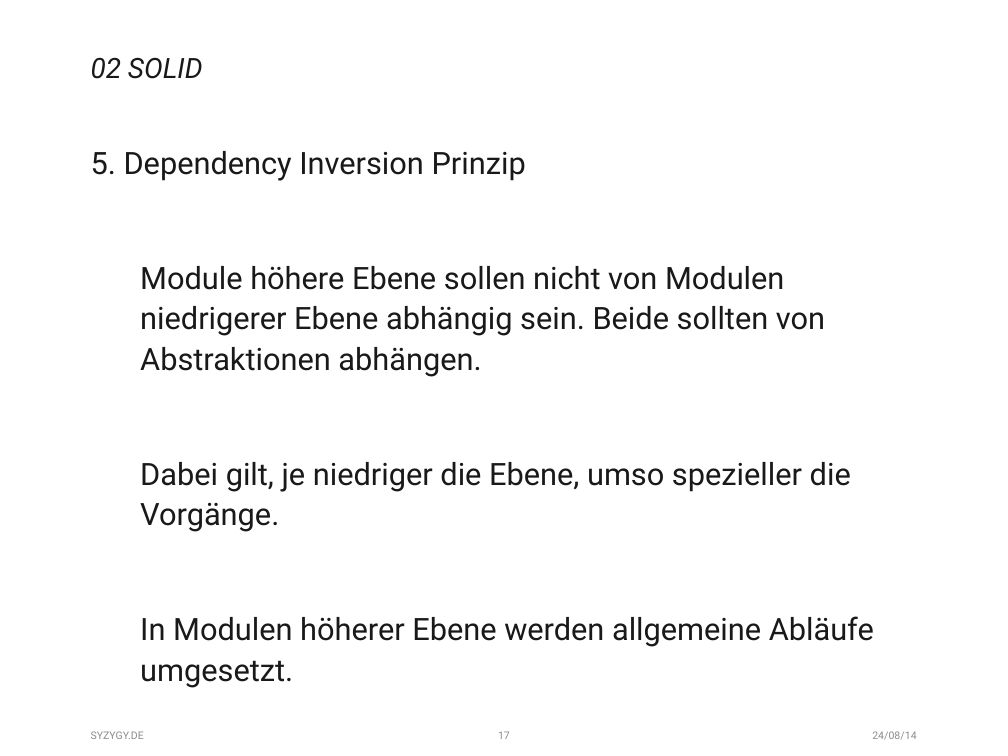
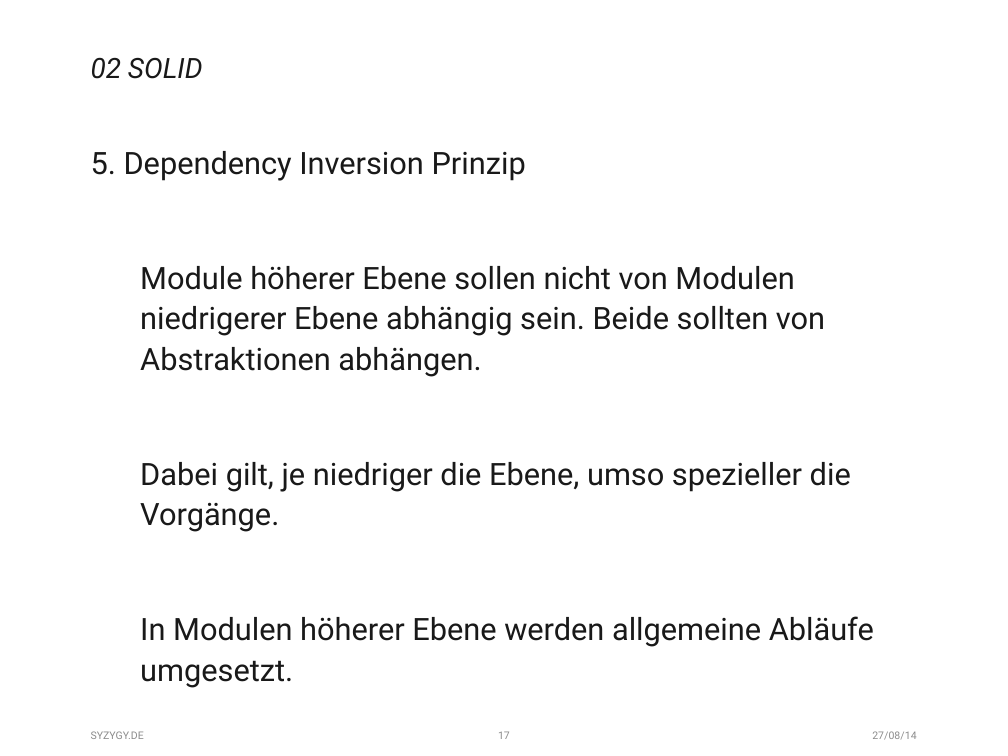
Before and after one commit to fischfasch/IoC_Test, a slide deck: slide 17 of IoC_Testapplication/ConsoleApplication1/_Files/Präsentation.pptx. Drawn at 1008x756 pixels with LibreOffice and Linux fonts; fonts in the diff are those of the drawing. Boxes give left, top, right and bottom in pixels: in the first picture for what was removed or moved away, otherwise in the second. Text is boxed around its words. In the diff, an @@ line names an element or a change of style, - is before the commit and + after.

```diff
--- a/IoC_Testapplication/ConsoleApplication1/_Files/Präsentation.pptx
+++ b/IoC_Testapplication/ConsoleApplication1/_Files/Präsentation.pptx
@@ text at [140,266,825,377]: text changed @@
-Module höhere Ebene sollen nicht von Modulen niedrigerer Ebene abhängig sein. Beide sollten von Abstraktionen abhängen.
+Module höherer Ebene sollen nicht von Modulen niedrigerer Ebene abhängig sein. Beide sollten von Abstraktionen abhängen.
@@ text at [872,731,916,740]: text changed @@
-24/08/14
+27/08/14
```
Also in this commit, not shown: 33 other slides changed.
